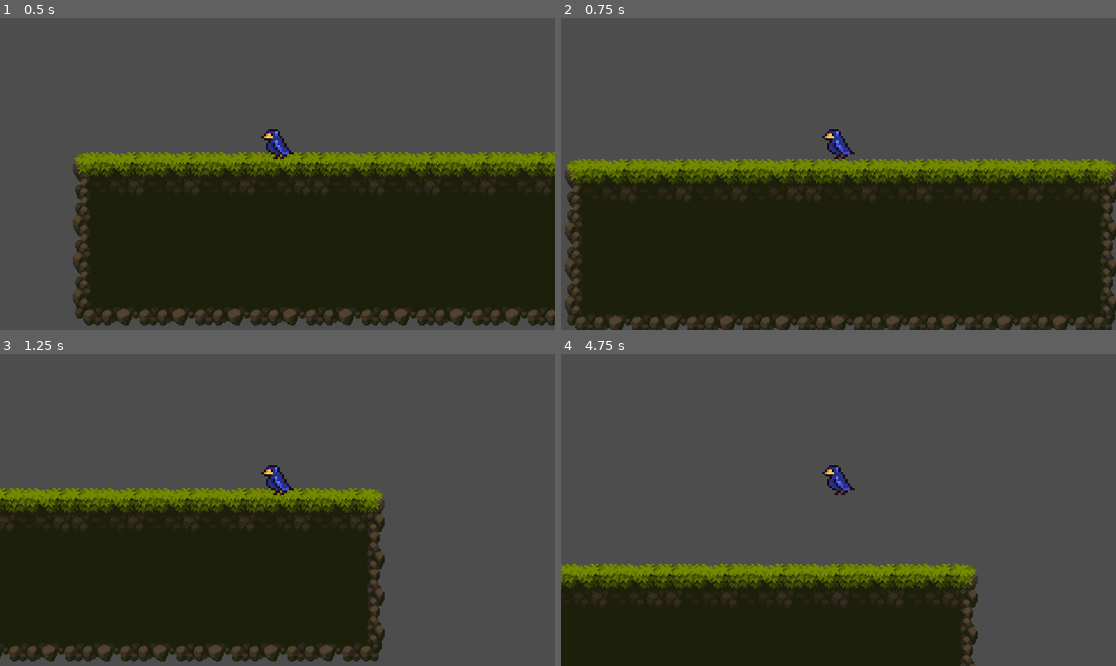
Above: before the commit, frames 1-4 (two rows, left to right).
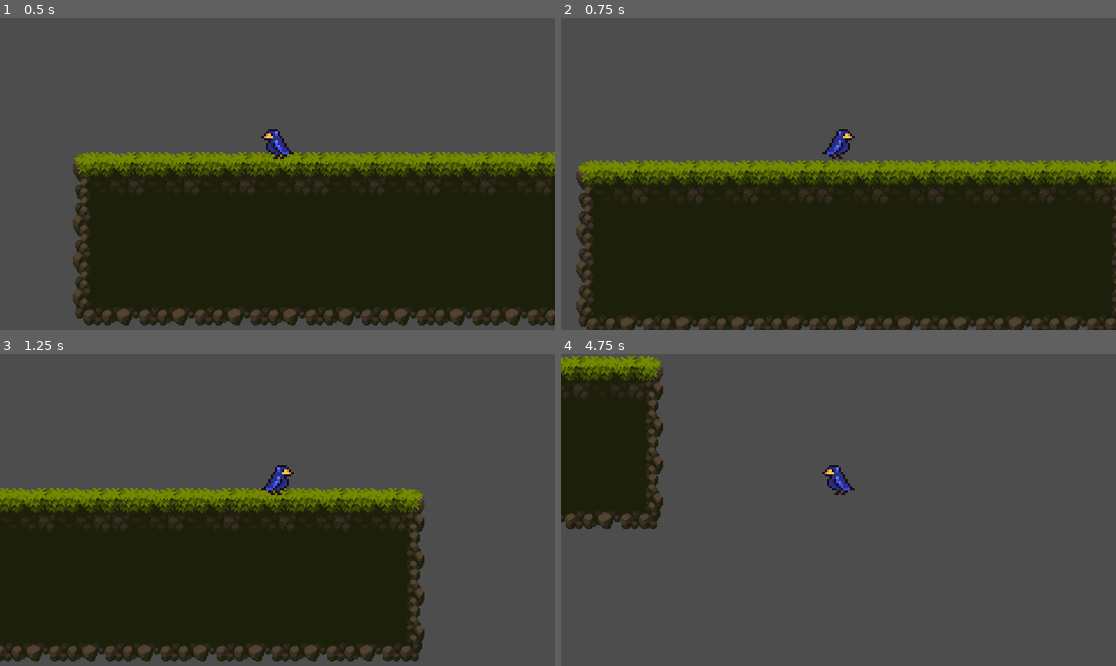
Above: after the commit, the same moments.

Repository: SikK19/AwayGame
Game: Godot game, scene res://test_level.tscn
Two runs of this game, one before a commit and one after it. Both use one fixed random seed, a clock stepped at 60 frames per second and the inputs below.
Inputs (mouse positions are in pixels of both pictures, inside the frame that each line leads up to):
- Up to frame 1 (0.5 s): no input
- Up to frame 2 (0.75 s): tap Enter (ui_accept) at 0.5 s; move the mouse to (960, 158) at 0.52 s; press the mouse at (960, 158) at 0.53 s
- Up to frame 3 (1.25 s): tap Enter (ui_accept) at 0.77 s
- Up to frame 4 (4.75 s): move the mouse to (727, 525) at 1.27 s; release the mouse at (727, 525) at 1.28 s; click (727, 525) at 1.35 s; tap Enter (ui_accept) at 1.52, 3.02, 3.77, 4.52 s; move the mouse to (894, 441) at 2.02 s; press the mouse at (894, 441) at 2.03 s; move the mouse to (810, 572) at 2.77 s; release the mouse at (810, 572) at 2.78 s; click (810, 572) at 2.85 s; move the mouse to (1005, 556) at 3.52 s; press the mouse at (1005, 556) at 3.53 s; move the mouse to (672, 463) at 4.27 s; release the mouse at (672, 463) at 4.28 s; click (672, 463) at 4.35 s

Frame 1 is identical in both runs. In frame 2, 8.1% of the frame differs, in the area x 0-100%, y 35-100%; in frame 3, 8.4%; in frame 4, 34%, in the area x 0-76%, y 0-100%.

Commit message:
improved bird flying to cursor with stopping in air

Diff:
--- a/bird.gd
+++ b/bird.gd
@@ -1,14 +1,15 @@
 extends CharacterBody2D
 
 
-const SPEED = 300.0
-const JUMP_VELOCITY = -400.0
+@export var SPEED = 250.0
+@export var JUMP_VELOCITY = -400.0
 
 @onready var sprite = $Sprite
 
 # Get the gravity from the project settings to be synced with RigidBody nodes.
 var gravity = ProjectSettings.get_setting("physics/2d/default_gravity")
 var mouse_position = null;
+var direction_flying = null;
 
 
 func _physics_process(delta):
@@ -18,8 +19,15 @@
 
 	mouse_position = get_global_mouse_position()
 	if Input.is_action_pressed("fly_to_cursor"):
-		var direction_flying = (mouse_position - position).normalized()
+		direction_flying = (mouse_position - position).normalized()
 		velocity = (direction_flying * SPEED)
+		if direction_flying.x > 0:
+			sprite.flip_h = true
+		if direction_flying.x < 0:
+			sprite.flip_h = false
+
+	if Input.is_action_just_released("fly_to_cursor"):
+		velocity.x = 0
 
 	# Handle jump.
 	if Input.is_action_just_pressed("ui_accept") and is_on_floor():
